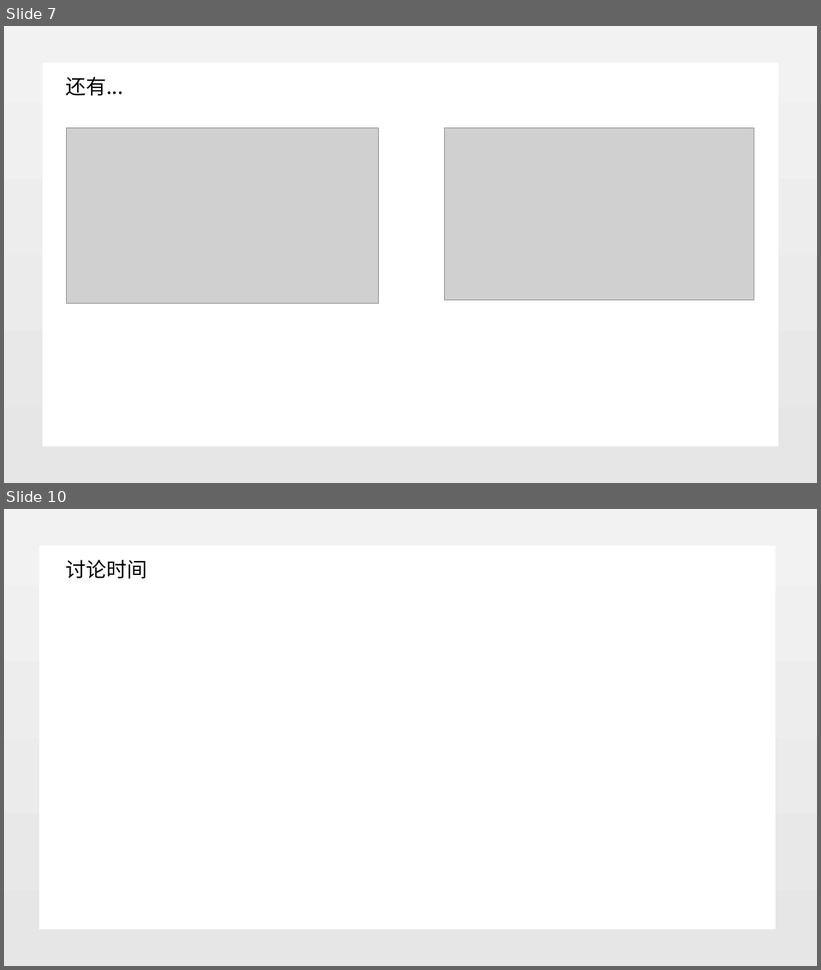
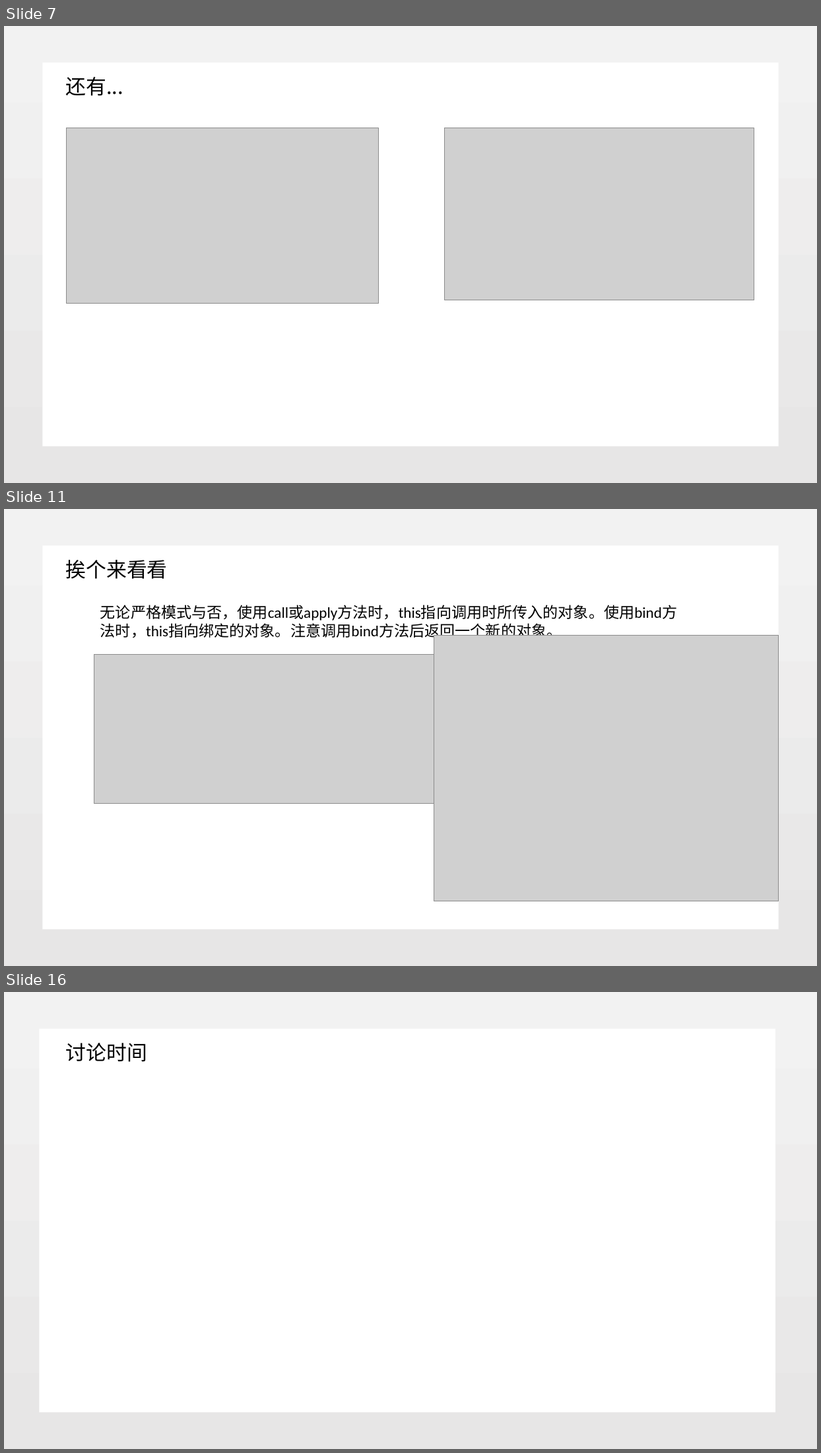
Before and after one commit to jungleguo/ReadNotes, a slide deck: 分享/JavaScript_this.pptx. Shown one above the other, each under a label of ours: slides 7 and 10 before the commit, slides 7, 11 and 16 after it; the slides between them are not shown. The pictures are 821x970 and 821x1453 pixels, drawn with LibreOffice and Linux fonts; fonts in the diff are those of the drawing; grey boxes stand for pictures; background and template pictures are left out. Boxes give left, top, right and bottom in pixels: in the first picture for what was removed or moved away, otherwise in the second. Text is boxed around its words. In the diff, an @@ line names an element or a change of style, - is before the commit and + after.

```diff
--- a/分享/JavaScript_this.pptx
+++ b/分享/JavaScript_this.pptx
@@ slide 11 added at (4,509,817,966), background picture (left out) @@
@@ rectangle added at (42,545,779,930), fill #FFFFFF @@
@@ text added at (66,560,168,579), 24 pt, text #000000 @@
+挨个来看看
@@ text added at (100,605,677,640), 18 pt, text #000000 @@
+无论严格模式与否，使用call或apply方法时，this指向调用时所传入的对象。使用bind方法时，this指向绑定的对象。注意调用bind方法后返回一个新的对象。
@@ picture added at (435,635,780,902) @@
@@ picture added at (94,655,597,804) @@
@@ what was slide 10 is now slide 16 @@
```
Also in this commit, not shown: 3 slides changed, 5 other slides added.
